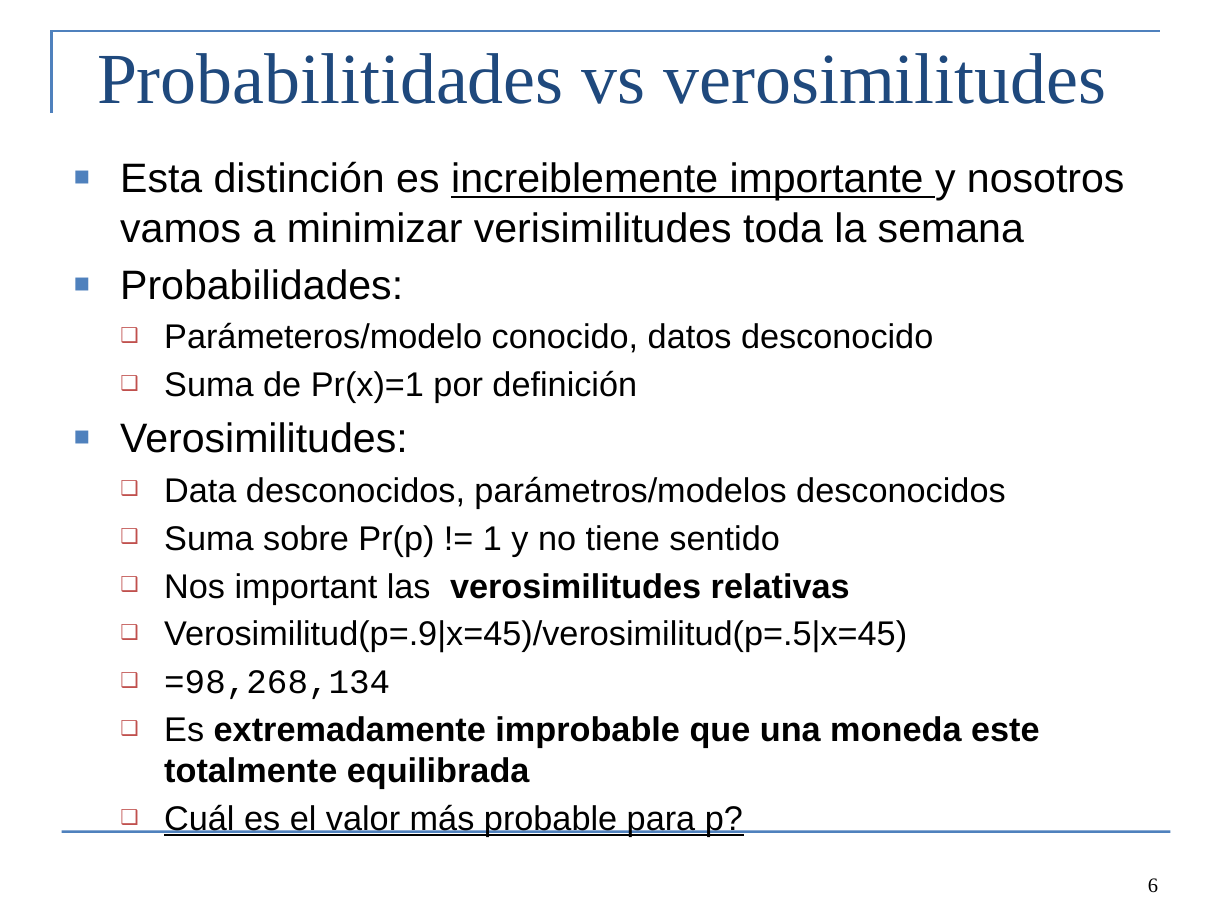
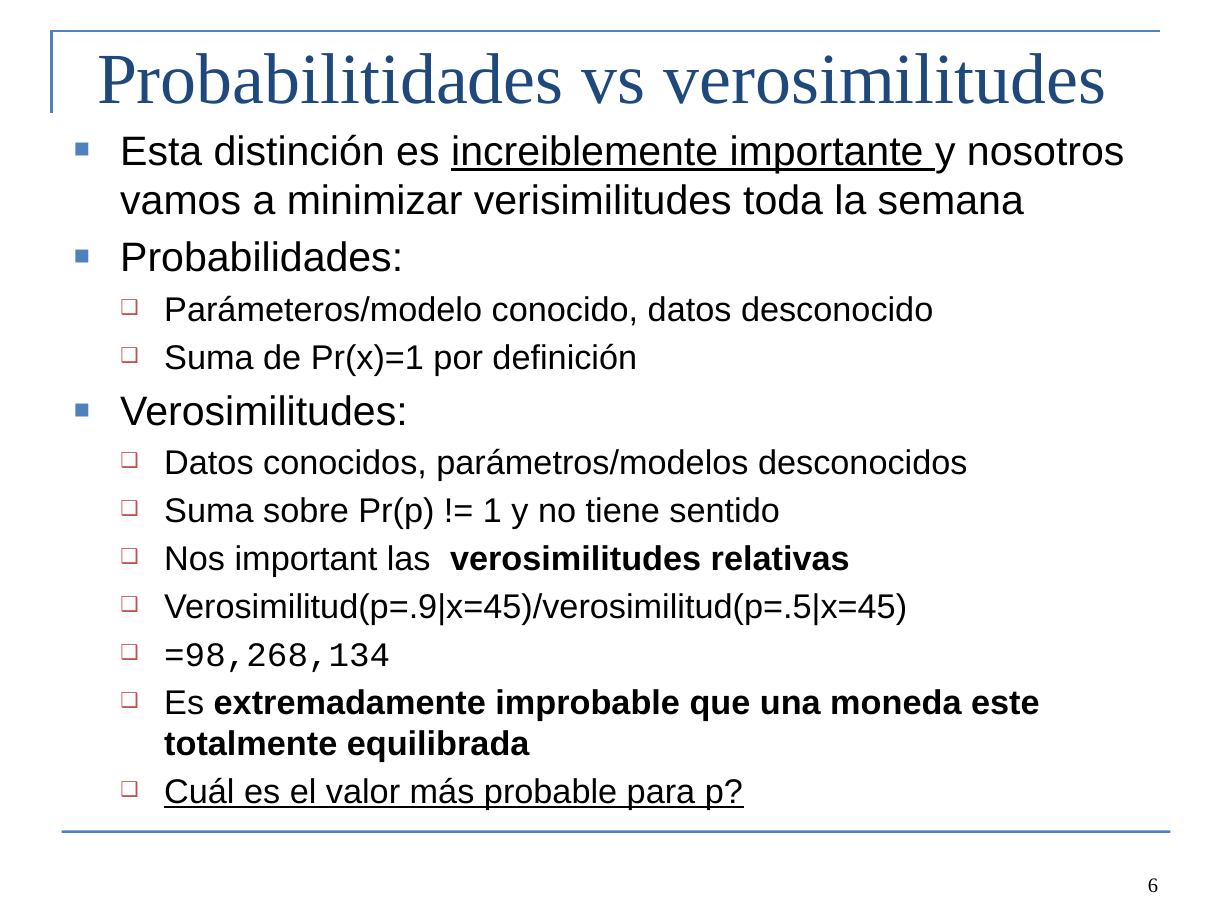
Before and after one commit to Cole-Monnahan-NOAA/tmb_workshop, a slide deck: slide 6 of day2/lecture2_maximum_likelihood_spa.pptx. Drawn at 1232x924 pixels with LibreOffice and Linux fonts; fonts in the diff are those of the drawing. Boxes give left, top, right and bottom in pixels: in the first picture for what was removed or moved away, otherwise in the second. Text is boxed around its words. In the diff, an @@ line names an element or a change of style, - is before the commit and + after.

```diff
--- a/day2/lecture2_maximum_likelihood_spa.pptx
+++ b/day2/lecture2_maximum_likelihood_spa.pptx
@@ text "Esta distinción es increiblemente importante ...": place and size @@
-text "Esta distinción es increiblemente importante ..." at [120, 161, 1125, 837]
+text "Esta distinción es increiblemente importante ..." at [120, 134, 1125, 809]
@@ text at [164, 448, 967, 480]: text changed @@
-  ❑ Data desconocidos, parámetros/modelos desconocidos
+  ❑ Datos conocidos, parámetros/modelos desconocidos
```
Also in this commit, not shown: 5 other slides changed, 6 other files.
